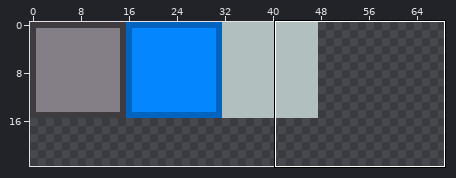
Edited in one commit: pixel-art file (assets/art/tilesets/world2/world2-tileset.aseprite). The first picture is a wide view before the edit; the outline marks the close-up.
Close-up. As it was:
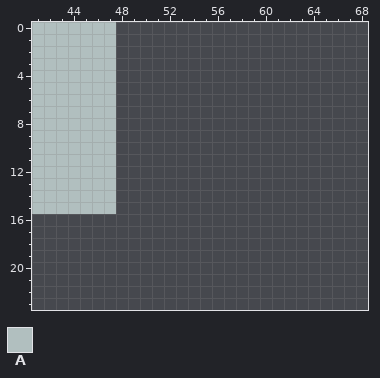
311x256 pixels, 1 frame. Shown: x 41..68, y 0..23. The wide view leaves out empty margins.
Palette (. is transparent): A #b1bfbf
Pixels before, first column x 41:
 0 AAAAAAA
 1 AAAAAAA
 2 AAAAAAA
 3 AAAAAAA
 4 AAAAAAA
 5 AAAAAAA
 6 AAAAAAA
 7 AAAAAAA
 8 AAAAAAA
 9 AAAAAAA
10 AAAAAAA
11 AAAAAAA
12 AAAAAAA
13 AAAAAAA
14 AAAAAAA
15 AAAAAAA
Once edited:
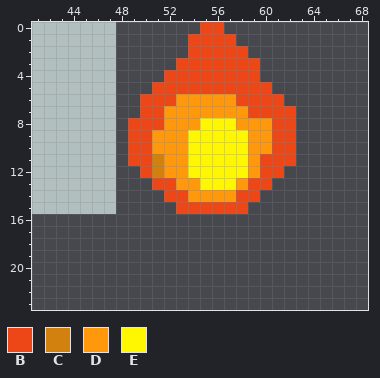
Colours new in this view: B #ee4717  C #d2800e  D #ff980a  E #fff702
The author wrote: Started laying out Level 2
Change:
y 0: x 55..56 .. -> BB
y 1: x 54..57 .... -> BBBB
y 2: x 54..58 ..... -> BBBBB
y 3: x 53..59 ....... -> BBBBBBB
y 4: x 52..59 ........ -> BBBBBBBB
y 5: x 51..60 .......... -> BBBBBBBBBB
y 6: x 50..61 ............ -> BBBDDDDDBBBB
y 7: x 50..62 ............. -> BBDDDDDDDBBBB
y 8: x 49..62 .............. -> BBBDDDEEEDDDBB
y 9..10: x 49..62 .............. -> BBDDDEEEEEDDBB
y 11: x 49..62 .............. -> BBCDDEEEEEDBBB
y 12: x 50..61 ............ -> BCDDEEEEEDBB
y 13: x 51..60 .......... -> BBDDEEEDBB
y 14: x 52..59 ........ -> BBDDDDBB
y 15: x 53..58 ...... -> BBBBBB
Boxes around the changes in both close-ups, in picture pixels (x1, y1, x2, y2):
added: (128, 22, 296, 214)
